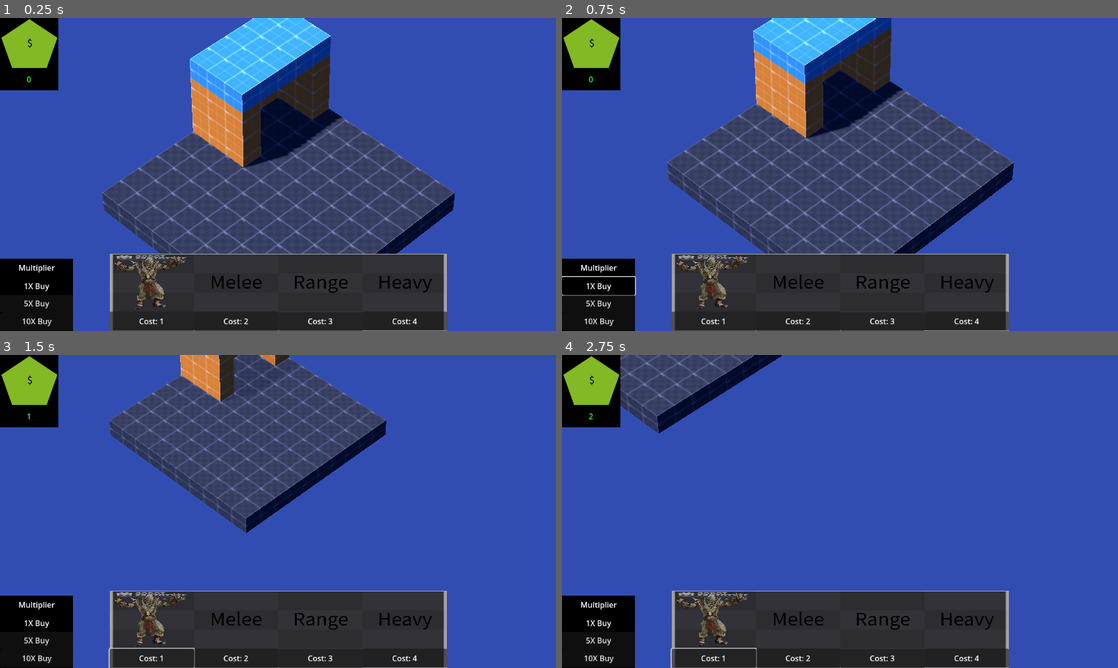
Above: before the commit, frames 1-4 (two rows, left to right).
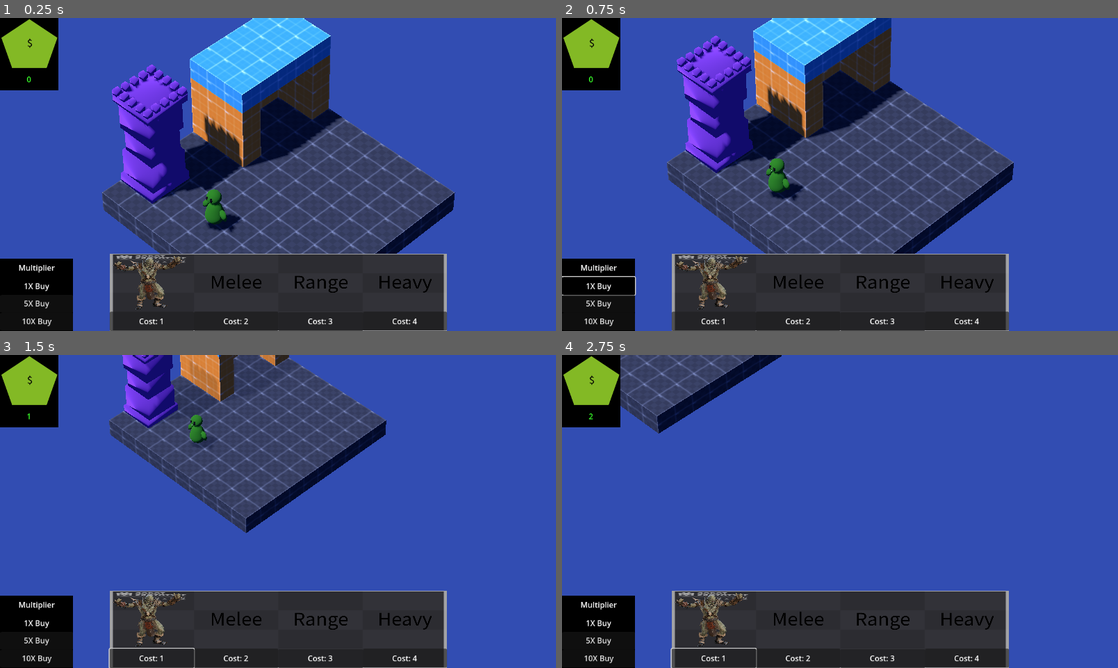
Above: after the commit, the same moments.

Repository: HuskyGameDev/2024f-team10
Game: Godot game, scene res://scenes/game.tscn
Same seed, same stepped clock (60 frames per second), same inputs: the game is played once before the commit and once after it.
Inputs (mouse positions are in pixels of both pictures, inside the frame that each line leads up to):
- Up to frame 1 (0.25 s): no input
- Up to frame 2 (0.75 s): click "1X Buy" at 0.5 s
- Up to frame 3 (1.5 s): move the mouse to (400, 495) at 1.27 s; hold Right from 1.28 s (still down); hold Mouse wheel down (Scroll_Down) from 1.28 s (still down)
- Up to frame 4 (2.75 s): move the mouse to (728, 527) at 2.02 s; release Right at 2.03 s; release Mouse wheel down (Scroll_Down) at 2.03 s; hold Down from 2.03 s (still down); tap Mouse wheel up (Scroll_Up) at 2.1 s

The runs differ from the first frame. In frame 1, 6.4% of the frame differs, in the area x 20-44%, y 14-69%; in frame 2, 6.2%; in frame 3, 2.3%; in frame 4, nothing differs.
Error after the commit: Invalid access to property or key 'global_position' on a base object of type 'null instance'. (res://scripts/tower.gd:15)

Commit message:
Towers can now die

Diff:
--- a/project.godot
+++ b/project.godot
@@ -28,6 +28,7 @@
 
 "Orc Troop"="Group for any orc (friendly) troop, used to differentiate between enemy troops and allied troops for tower targeting"
 "Tower Troop"="Troops that come from each tower and attack the friendly orc troops"
+Tower="Group for all the towers"
 
 [input]
 
--- a/scenes/game.tscn
+++ b/scenes/game.tscn
@@ -6,6 +6,8 @@
 [ext_resource type="Texture2D" uid="uid://k2d072d5osso" path="res://assets/addons/godot-prototype-texture/PNG/grid_orange_512x512.png" id="2_0fwkx"]
 [ext_resource type="PackedScene" uid="uid://epy08dhbnqp" path="res://scenes/camera_rig.tscn" id="3_icaeh"]
 [ext_resource type="Texture2D" uid="uid://d3efjw3avj0g6" path="res://assets/addons/godot-prototype-texture/PNG/grid_blue_512x512.png" id="3_m5era"]
+[ext_resource type="PackedScene" uid="uid://cb3d50k44xdr1" path="res://scenes/orc.tscn" id="7_7py8g"]
+[ext_resource type="PackedScene" uid="uid://bmofeqscvw4an" path="res://scenes/tower.tscn" id="8_od5a4"]
 
 [sub_resource type="ShaderMaterial" id="ShaderMaterial_pv8rd"]
 shader = ExtResource("1_2ae6i")
@@ -139,3 +141,9 @@
 editor_description = ""
 transform = Transform3D(1, 0, 0, 0, 1, 0, 0, 0, 1, 0, 1.5, 0)
 script = null
+
+[node name="Orc2" parent="." instance=ExtResource("7_7py8g")]
+transform = Transform3D(1, 0, 0, 0, 1, 0, 0, 0, 1, -0.506827, 1.58957, 3)
+
+[node name="Tower2" parent="." instance=ExtResource("8_od5a4")]
+transform = Transform3D(1, 0, 0, 0, 1, 0, 0, 0, 1, -4.12233, 0.397089, 3)
--- a/scenes/mortar_tower.tscn
+++ b/scenes/mortar_tower.tscn
@@ -13,7 +13,7 @@
 [node name="Tower" type="StaticBody3D"]
 script = ExtResource("1_1jji6")
 
-[node name="MeshInstance3D" type="MeshInstance3D" parent="."]
+[node name="MeshInstance3D" type="MeshInstance3D" parent="." groups=["Tower"]]
 transform = Transform3D(0.18, 0, 0, 0, 0.18, 0, 0, 0, 0.18, 0.991615, 0.0858327, 0.924894)
 mesh = ExtResource("2_g6b48")
 
--- a/scenes/tower.tscn
+++ b/scenes/tower.tscn
@@ -30,7 +30,7 @@
 
 [node name="BulletContainer" type="Node" parent="."]
 
-[node name="FireRate" type="Timer" parent="."]
+[node name="FireRate" type="Timer" parent="." groups=["Tower"]]
 
 [connection signal="body_entered" from="DetectionRange" to="." method="_on_detection_range_body_entered"]
 [connection signal="body_exited" from="DetectionRange" to="." method="_on_detection_range_body_exited"]
--- a/scripts/mortar_tower.gd
+++ b/scripts/mortar_tower.gd
@@ -13,6 +13,11 @@
 	temp_bullet.damage = damage
 	get_node("BulletContainer").add_child(temp_bullet)
 	temp_bullet.global_position = $Tower/Aim.global_position
+
+func take_damage(dmg : float):
+	health -= dmg
+	if health <= 0:
+		queue_free()
 
 func _process(delta):
 	if health <= 0:
--- a/scripts/tower.gd
+++ b/scripts/tower.gd
@@ -13,6 +13,11 @@
 	temp_bullet.damage = damage
 	get_node("BulletContainer").add_child(temp_bullet)
 	temp_bullet.global_position = $Tower2/Aim.global_position
+
+func take_damage(dmg : float):
+	health -= dmg
+	if health <= 0:
+		queue_free()
 
 func _process(delta):
 	if health <= 0:
Not shown: 1 places in scenes/game.tscn that only renumber resources
